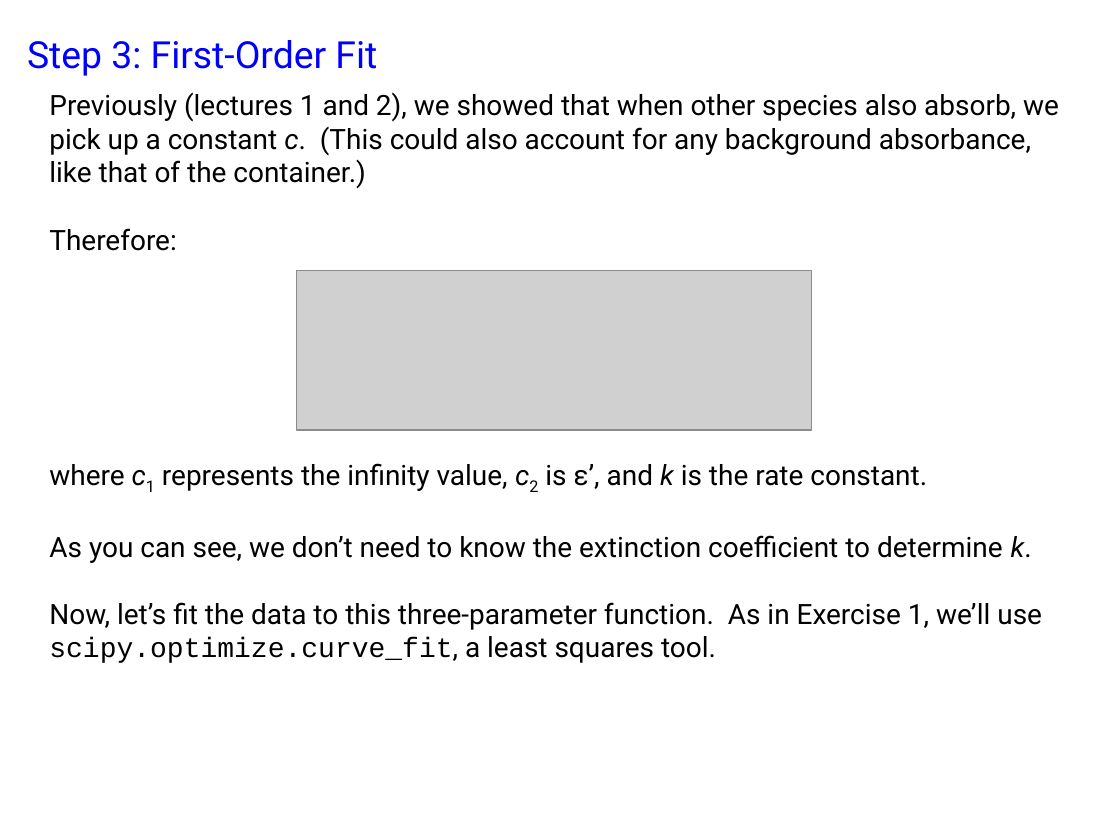
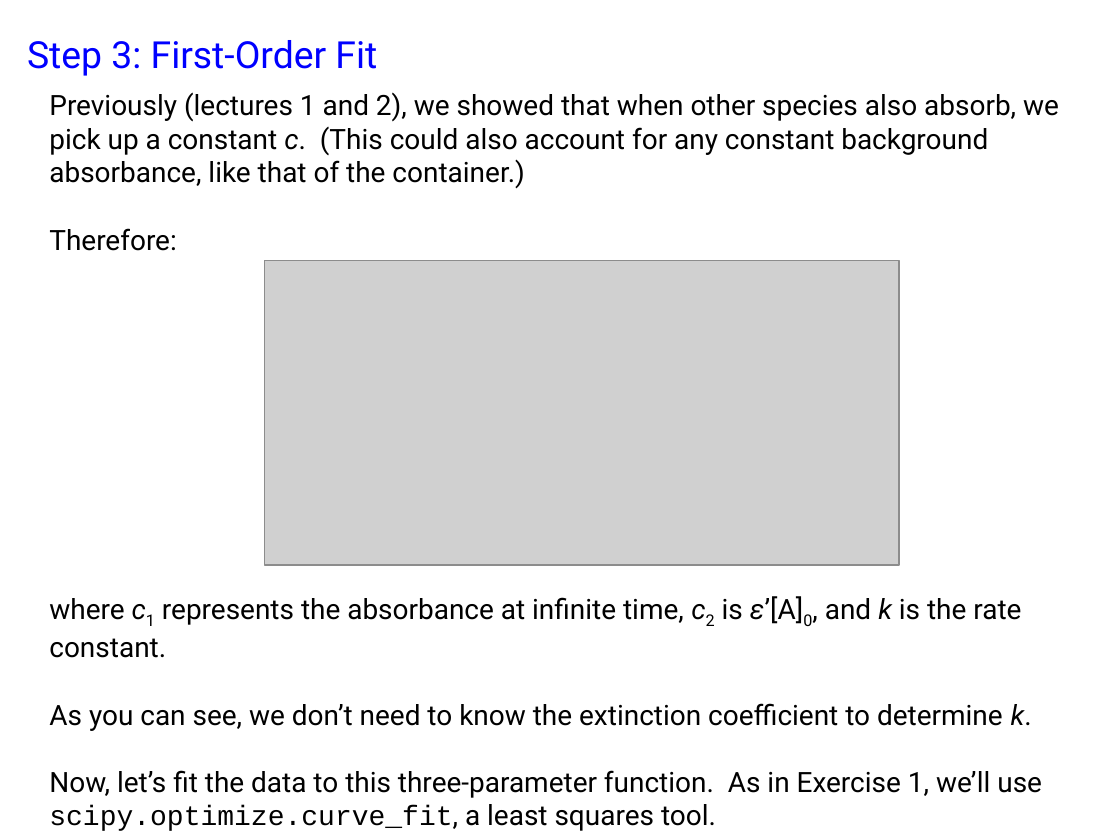
Before and after one commit to Lyle-zhang/practical_kinetics, a slide deck: slide 12 of exercise 2/exercise 2.pptx. Drawn at 1120x840 pixels with LibreOffice and Linux fonts; fonts in the diff are those of the drawing; grey boxes stand for pictures. Boxes give left, top, right and bottom in pixels: in the first picture for what was removed or moved away, otherwise in the second. Text is boxed around its words. In the diff, an @@ line names an element or a change of style, - is before the commit and + after.

```diff
--- a/exercise 2/exercise 2.pptx
+++ b/exercise 2/exercise 2.pptx
@@ text at bbox=[49, 92, 1059, 188]: text changed @@
-Previously (lectures 1 and 2), we showed that when other species also absorb, we pick up a constant c. (This could also account for any background absorbance, like that of the container.)
+Previously (lectures 1 and 2), we showed that when other species also absorb, we pick up a constant c. (This could also account for any constant background absorbance, like that of the container.)
@@ picture added at bbox=[264, 261, 898, 566] @@
@@ picture removed at bbox=[296, 271, 811, 430] @@
@@ text at bbox=[49, 596, 1021, 658]: text changed @@
-where c1 represents the infinity value, c2 is ε’, and k is the rate constant.
+where c1 represents the absorbance at infinite time, c2 is ε’[A]0, and k is the rate constant.
```
Also in this commit, not shown: 25 other slides changed, 19 other files.
